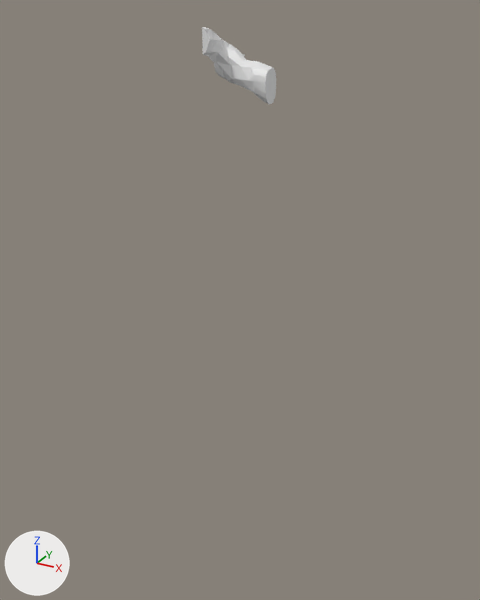
Two versions of the glTF model assets/terrain/surface_pieces/surf_7_9.glb, one commit apart.
One viewpoint serves both versions: a 50 mm camera at (-45.7, 12.8, 1.4) aimed at (-73.5, 63.3, -23.9). Arrows for +X, +Y and +Z are at lower left; the lights stay in place. The older version comes first. Where no turn or scale is listed for an object, it has been applied to the vertices.

Objects in the first picture: 'geometry_0'.
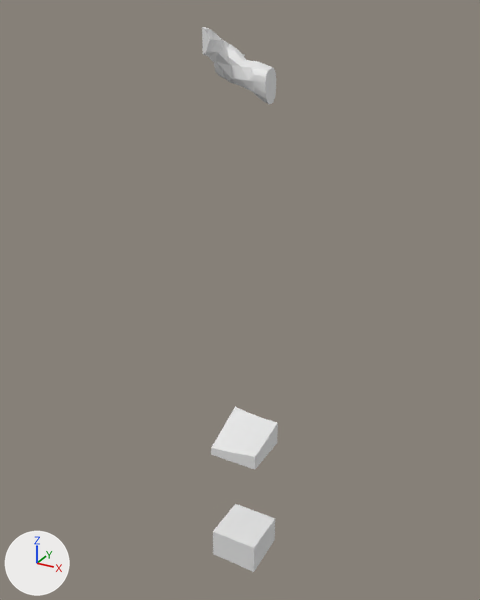
Where the change shows, as pixel boxes (x1, y1, x2, y2) in the pictures (480 x 600 px):
'layer_11', added: after (213, 504, 275, 572)
'layer_8', added: after (211, 406, 278, 470)

Edits to the bpy script that builds the scene:
```text
Add me_layer_11:
    me_layer_11.from_pydata(...)  # 79 vertices, 154 faces; spans x -75.0..-70.0, y 60.0..65.0, z -53.37..-50.0
Add me_layer_8:
    me_layer_8.from_pydata(...)  # 94 vertices, 184 faces; spans x -75.0..-70.0, y 60.0..65.0, z -40.0..-37.06
Add ob_layer_11:
    ob_layer_11 = bpy.data.objects.new('layer_11', me_layer_11)
    ob_layer_11.location = (0.0, 0.0, 0.0)
Add ob_layer_8:
    ob_layer_8 = bpy.data.objects.new('layer_8', me_layer_8)
    ob_layer_8.location = (0.0, 0.0, 0.0)
```
